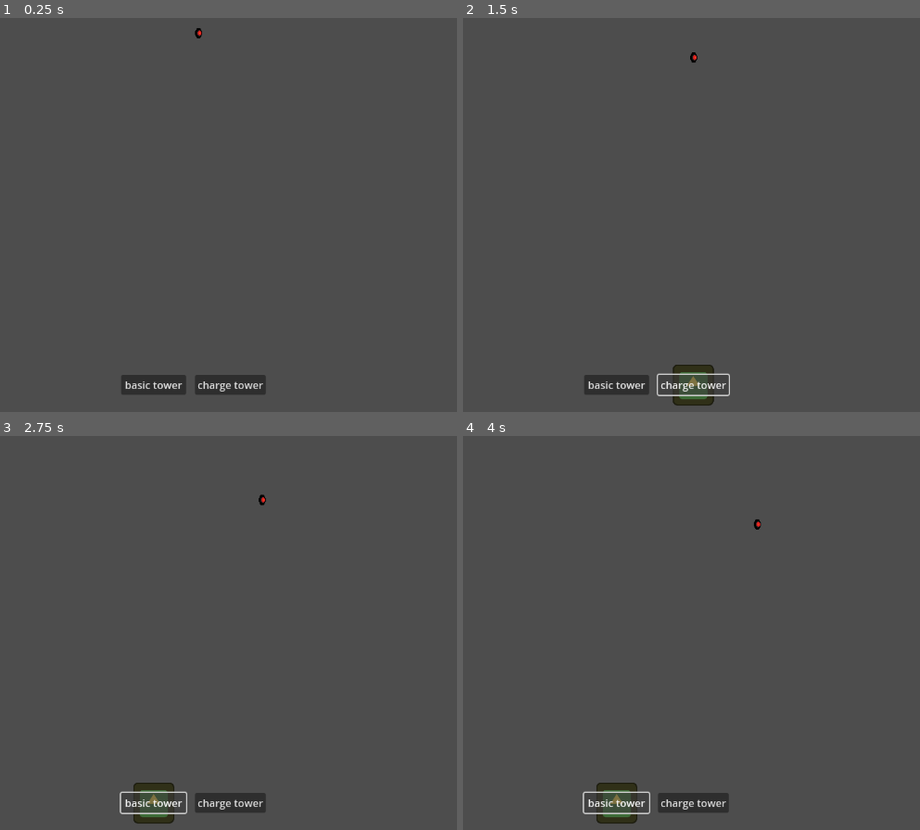
Above: before the commit, frames 1-4 (two rows, left to right).
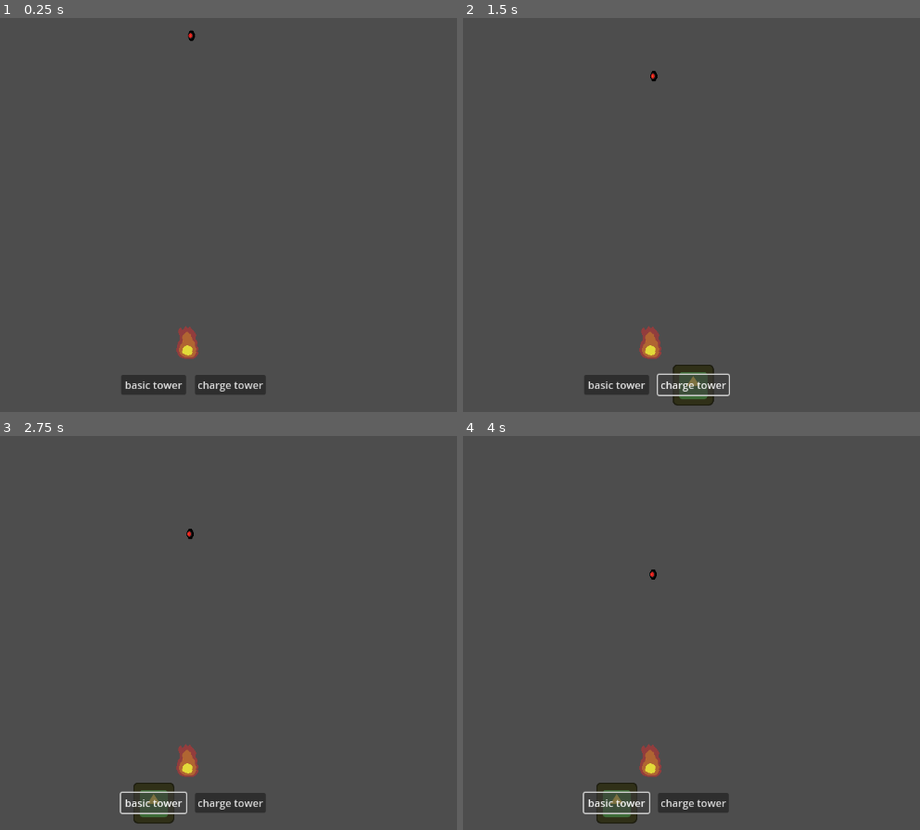
Above: after the commit, the same moments.

Repository: sushitoad/tower-defense-prototype
Game: Godot game, scene res://scenes/test_scene.tscn
The game is run twice, just before and just after one commit, with the same random seed, the same clock (stepped at 60 frames per second) and the same inputs. The engine's default icon, where the game draws it, is replaced by a stand-in: a white triangle on a blue panel in a dark square.
Inputs:
- Up to frame 1 (0.25 s): no input
- Up to frame 2 (1.5 s): click "basic tower" at 0.5 s; click "charge tower" at 1.25 s
- Up to frame 3 (2.75 s): click "basic tower" at 2 s
- Up to frame 4 (4 s): click "charge tower" at 2.75 s; click "basic tower" at 3.5 s

The runs differ from the first frame. In frame 1, 0.4% of the frame differs, in the area x 38-45%, y 2-87%; in frame 2, 0.4%; in frame 3, 0.4%, in the area x 38-59%, y 14-87%; in frame 4, 0.4%.

Commit message:
heartfire and target choosing

Diff:
--- a/project.godot
+++ b/project.godot
@@ -32,7 +32,6 @@
 
 tower=""
 enemy=""
-target=""
 
 [input]
 
--- a/scenes/floating_orb_enemy.tscn
+++ b/scenes/floating_orb_enemy.tscn
@@ -9,6 +9,7 @@
 
 [node name="FloatingOrbEnemy" type="CharacterBody2D" groups=["enemy"]]
 motion_mode = 1
+safe_margin = 0.2
 script = ExtResource("1_pv3vx")
 moveSpeed = 50.0
 
--- a/scenes/proto_tower.tscn
+++ b/scenes/proto_tower.tscn
@@ -1,11 +1,13 @@
-[gd_scene load_steps=3 format=3 uid="uid://d3ipy8tqa17n4"]
+[gd_scene load_steps=4 format=3 uid="uid://d3ipy8tqa17n4"]
 
+[ext_resource type="Script" uid="uid://xebexg7ygoai" path="res://scripts/tower.gd" id="1_6myfv"]
 [ext_resource type="Texture2D" uid="uid://dte7ua0we0ylg" path="res://icon.svg" id="1_aymbp"]
 
 [sub_resource type="RectangleShape2D" id="RectangleShape2D_6myfv"]
 size = Vector2(60, 60)
 
 [node name="ProtoTower" type="StaticBody2D" groups=["tower"]]
+script = ExtResource("1_6myfv")
 
 [node name="Sprite2D" type="Sprite2D" parent="."]
 modulate = Color(0.95158, 0.95158, 0.95158, 1)
--- a/scenes/test_scene.tscn
+++ b/scenes/test_scene.tscn
@@ -1,8 +1,12 @@
-[gd_scene load_steps=4 format=3 uid="uid://cp3bno7h7a6jm"]
+[gd_scene load_steps=7 format=3 uid="uid://cp3bno7h7a6jm"]
 
 [ext_resource type="PackedScene" uid="uid://3s7v6hrcvn3b" path="res://scenes/build_ui.tscn" id="1_g7g4h"]
 [ext_resource type="PackedScene" uid="uid://cjh8qx3046uwq" path="res://scenes/tower_manager.tscn" id="2_j8ivh"]
 [ext_resource type="PackedScene" uid="uid://ddiwxlxpx87cf" path="res://scenes/floating_orb_enemy.tscn" id="3_nd71p"]
+[ext_resource type="Script" uid="uid://xebexg7ygoai" path="res://scripts/tower.gd" id="3_qjeyg"]
+[ext_resource type="PackedScene" uid="uid://nwxp6m1042v5" path="res://scenes/the_heartfire.tscn" id="4_7ddre"]
+
+[sub_resource type="CircleShape2D" id="CircleShape2D_qjeyg"]
 
 [node name="Test Scene" type="Node2D"]
 
@@ -11,11 +15,15 @@
 [node name="TowerManager" parent="." node_paths=PackedStringArray("buildUI") instance=ExtResource("2_j8ivh")]
 buildUI = NodePath("../BuildUI")
 
-[node name="target 1" type="Node2D" parent="." groups=["target"]]
-position = Vector2(238, 497)
-
-[node name="target 2" type="Node2D" parent="." groups=["target"]]
-position = Vector2(1042, 378)
-
 [node name="FloatingOrbEnemy" parent="." instance=ExtResource("3_nd71p")]
 position = Vector2(604, 43)
+
+[node name="TheHeartfire" parent="." instance=ExtResource("4_7ddre")]
+position = Vector2(598, 531)
+
+[node name="dummy target 1" type="StaticBody2D" parent="." groups=["tower"]]
+position = Vector2(466, 288)
+script = ExtResource("3_qjeyg")
+
+[node name="CollisionShape2D" type="CollisionShape2D" parent="dummy target 1"]
+shape = SubResource("CircleShape2D_qjeyg")
--- /dev/null
+++ b/scenes/the_heartfire.tscn
@@ -0,0 +1,20 @@
+[gd_scene load_steps=4 format=3 uid="uid://nwxp6m1042v5"]
+
+[ext_resource type="Texture2D" uid="uid://dhckqq35ourm6" path="res://art/heartfire proto 1.png" id="1_ikkac"]
+[ext_resource type="Script" uid="uid://xebexg7ygoai" path="res://scripts/tower.gd" id="1_nk2ah"]
+
+[sub_resource type="CapsuleShape2D" id="CapsuleShape2D_nk2ah"]
+radius = 15.0
+height = 42.0
+
+[node name="TheHeartfire" type="StaticBody2D" groups=["tower"]]
+script = ExtResource("1_nk2ah")
+maxHealth = 500
+allure = 100.0
+
+[node name="Sprite2D" type="Sprite2D" parent="."]
+texture = ExtResource("1_ikkac")
+
+[node name="CollisionShape2D" type="CollisionShape2D" parent="."]
+position = Vector2(0, 6)
+shape = SubResource("CapsuleShape2D_nk2ah")
--- a/scripts/enemy.gd
+++ b/scripts/enemy.gd
@@ -1,6 +1,6 @@
 extends CharacterBody2D
 
-var moveToPoint: Vector2
+var currentTarget: Node2D
 @export var moveSpeed: float = 10
 @export var range: float = 20
 
@@ -8,8 +8,8 @@
 	FindTarget()
 
 func _physics_process(delta: float) -> void:
-	if position.distance_to(moveToPoint) > range:
-		velocity = position.direction_to(moveToPoint) * moveSpeed
+	if position.distance_to(currentTarget.position) > range:
+		velocity = position.direction_to(currentTarget.position) * moveSpeed
 	else:
 		velocity = Vector2.ZERO
 
@@ -22,9 +22,10 @@
 		$Sprite2D.flip_h = false
 
 func FindTarget():
-	print("finding target")
 	var closestTarget: Vector2 = Vector2(10000000000, 10000000000)
-	for target in get_tree().get_nodes_in_group("target"):
-		if target.position.distance_to(position) < closestTarget.distance_to(position):
+	var closestAllure: float = 1
+	for target in get_tree().get_nodes_in_group("tower"):
+		if (target.position.distance_to(position) / target.allure) < (closestTarget.distance_to(position) / closestAllure):
 			closestTarget = target.position
-	moveToPoint = closestTarget
+			closestAllure = target.allure
+			currentTarget = target
--- /dev/null
+++ b/scripts/tower.gd
@@ -0,0 +1,13 @@
+extends StaticBody2D
+
+@export var maxHealth: int = 100
+@export var allure: float = 10
+var currentHealth: int
+
+func _ready() -> void:
+	currentHealth = maxHealth
+	TakeDamage(0)
+
+func TakeDamage(damage: int):
+	currentHealth -= damage
+	print(currentHealth)
Binary file added: Aseprite files/heartfire proto 1.aseprite
Binary file added: art/heartfire proto 1.png
Not shown, added: art/heartfire proto 1.png.import
Not shown, added: scripts/tower.gd.uid
